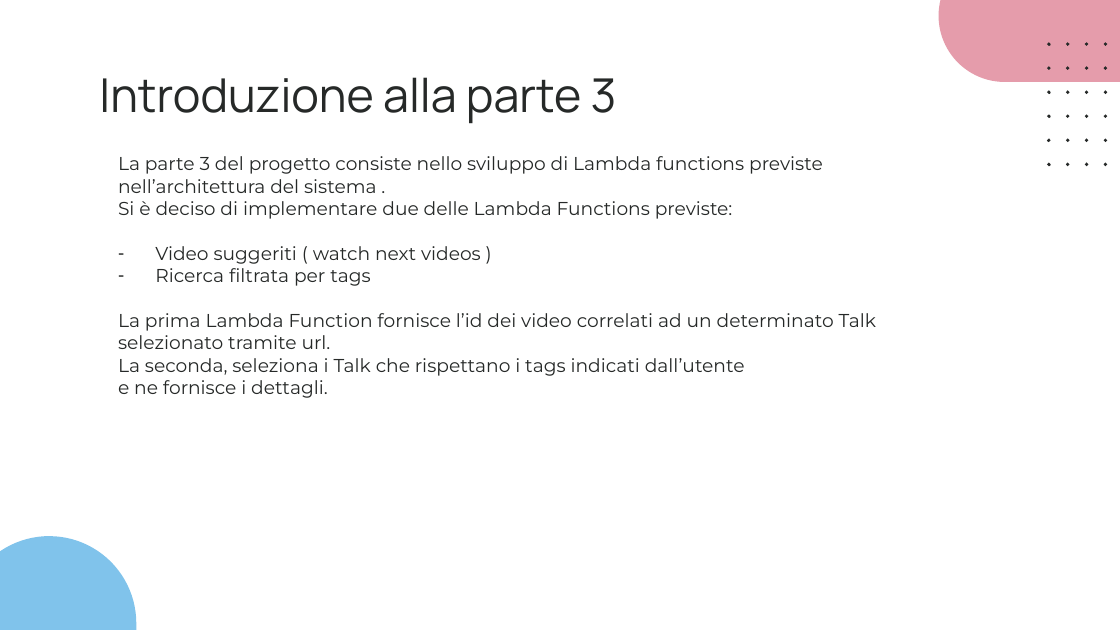
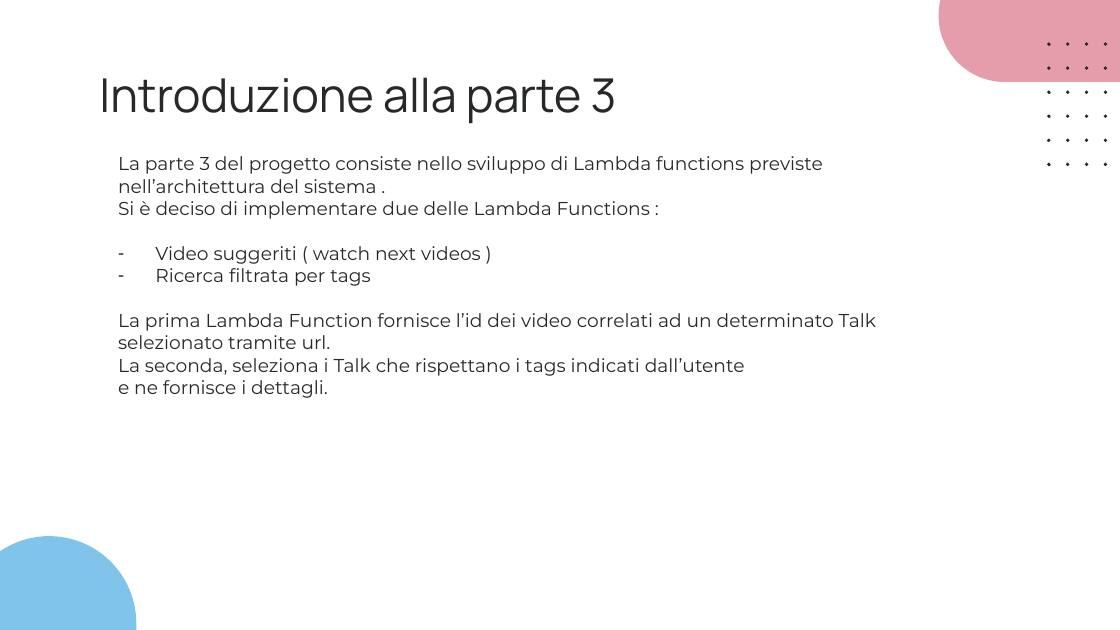
Before and after one commit to slocatelli30/CommuniTEDx, a slide deck: slide 25 of Progetto3.0/CommuniTEDx_3.0.pptx. Drawn at 1120x630 pixels with LibreOffice and Linux fonts; fonts in the diff are those of the drawing. Boxes give left, top, right and bottom in pixels: in the first picture for what was removed or moved away, otherwise in the second. Text is boxed around its words. In the diff, an @@ line names an element or a change of style, - is before the commit and + after.

```diff
--- a/Progetto3.0/CommuniTEDx_3.0.pptx
+++ b/Progetto3.0/CommuniTEDx_3.0.pptx
@@ text at <box>118,201,650,219</box>: text changed @@
-Si è deciso di implementare due delle Lambda Functions previste:
+Si è deciso di implementare due delle Lambda Functions :
```
Also in this commit, not shown: 1 other file.
